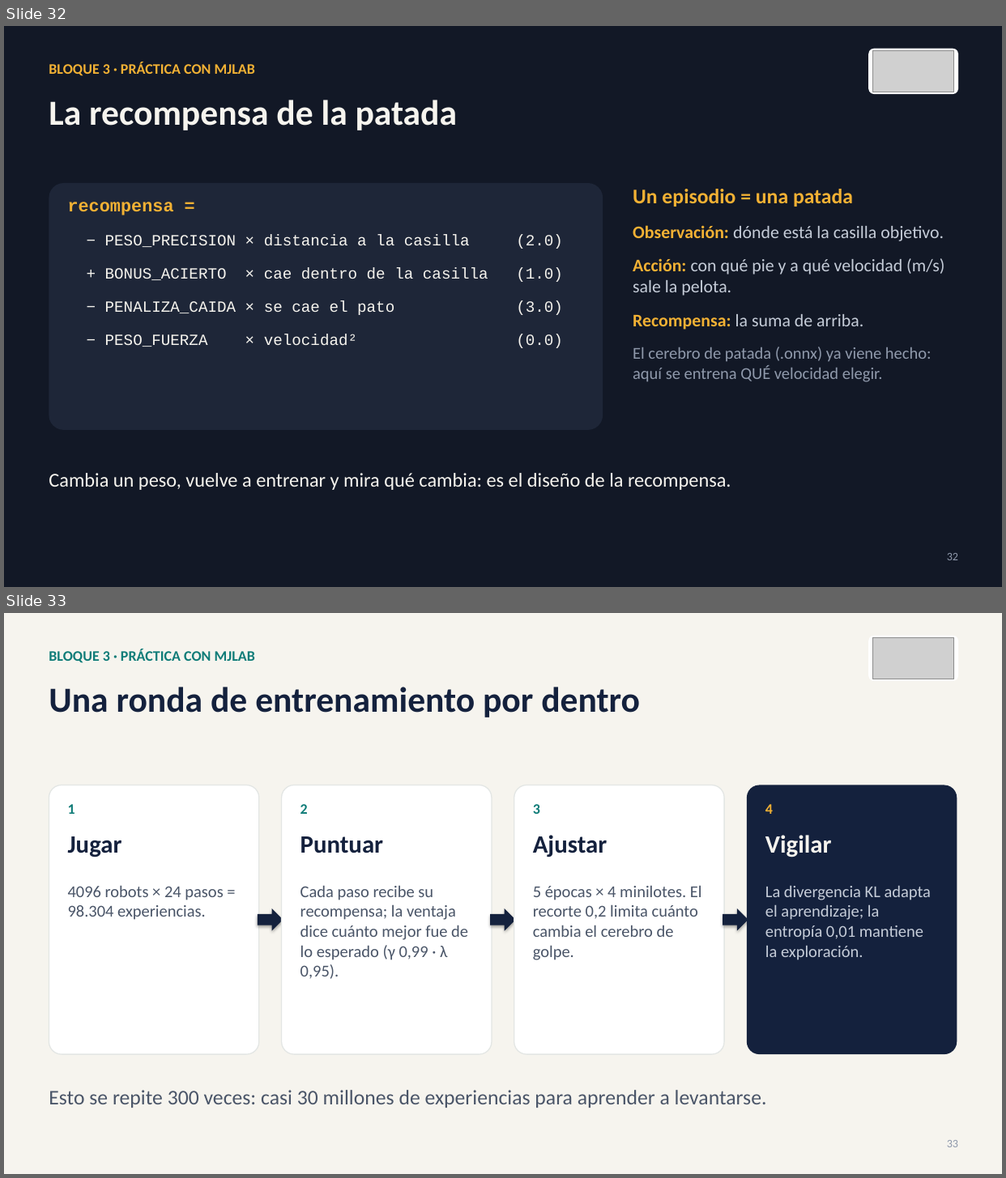
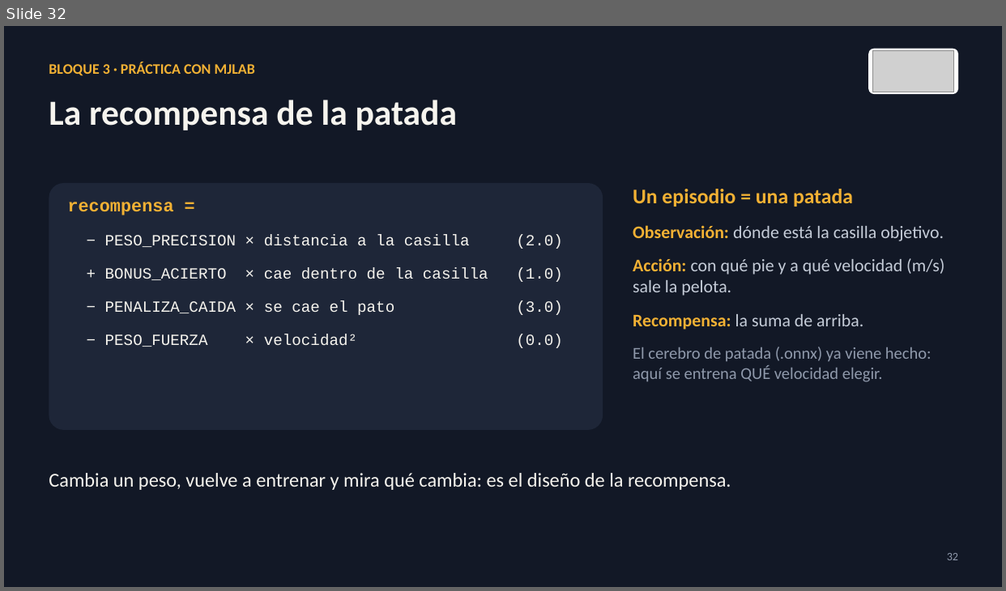
Before and after one commit to david2526IA/taller_microduck_windows, a slide deck: workshop-ia-fisica/presentaciones/Presentacion_03_taller_completo.pptx. Shown one above the other, each under a label of ours: slides 32 and 33 before the commit, slide 32 after it. The pictures are 1006x1178 and 1006x591 pixels, drawn with LibreOffice and Linux fonts; fonts in the diff are those of the drawing; grey boxes stand for pictures. Boxes give left, top, right and bottom in pixels: in the first picture for what was removed or moved away, otherwise in the second. Text is boxed around its words. In the diff, an @@ line names an element or a change of style, - is before the commit and + after.

```diff
--- a/workshop-ia-fisica/presentaciones/Presentacion_03_taller_completo.pptx
+++ b/workshop-ia-fisica/presentaciones/Presentacion_03_taller_completo.pptx
@@ slide 33 removed at [4, 613, 1002, 1174], background #F6F4EE @@
@@ rounded rectangle removed at [868, 636, 958, 681] @@
@@ text removed at [49, 649, 255, 663] @@
-BLOQUE 3 · PRÁCTICA CON MJLAB
@@ picture removed at [873, 637, 954, 679] @@
@@ text removed at [49, 687, 640, 717] @@
-Una ronda de entrenamiento por dentro
@@ rounded rectangle removed at [49, 786, 259, 1054] @@
@@ text removed at [68, 804, 75, 814] @@
-1
@@ rounded rectangle removed at [282, 786, 492, 1054] @@
@@ text removed at [300, 804, 308, 814] @@
-2
@@ rounded rectangle removed at [514, 786, 725, 1054] @@
@@ text removed at [533, 804, 540, 814] @@
-3
@@ rounded rectangle removed at [747, 786, 957, 1054] @@
@@ text removed at [765, 804, 773, 814] @@
-4
@@ text removed at [68, 837, 122, 858] @@
-Jugar
@@ text removed at [300, 837, 383, 854] @@
-Puntuar
@@ text removed at [533, 835, 607, 858] @@
-Ajustar
@@ text removed at [765, 835, 832, 858] @@
-Vigilar
@@ text removed at [68, 885, 223, 920] @@
-4096 robots × 24 pasos = 98.304 experiencias.
@@ text removed at [300, 885, 468, 979] @@
-Cada paso recibe su recompensa; la ventaja dice cuánto mejor fue de lo esperado (γ 0,99 · λ 0,95).
@@ text removed at [533, 885, 702, 960] @@
-5 épocas × 4 minilotes. El recorte 0,2 limita cuánto cambia el cerebro de golpe.
@@ text removed at [765, 885, 931, 960] @@
-La divergencia KL adapta el aprendizaje; la entropía 0,01 mantiene la exploración.
@@ right arrow removed at [258, 909, 283, 931] @@
@@ right arrow removed at [491, 909, 516, 931] @@
@@ right arrow removed at [722, 909, 748, 931] @@
@@ text removed at [49, 1090, 767, 1108] @@
-Esto se repite 300 veces: casi 30 millones de experiencias para aprender a levantarse.
@@ text removed at [947, 1140, 958, 1148] @@
-33
```
Also in this commit, not shown: 11 slides changed, 2 slides added, 1 other slide removed, 16 other files.
